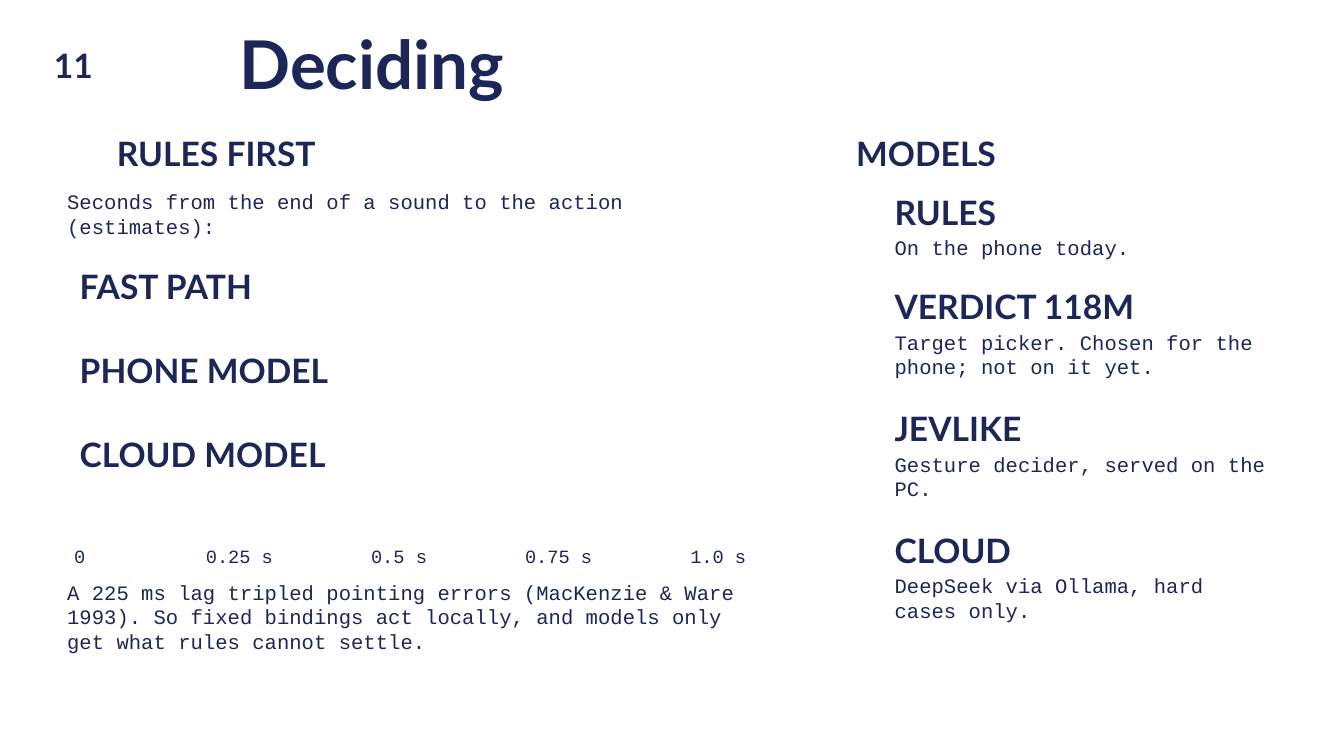
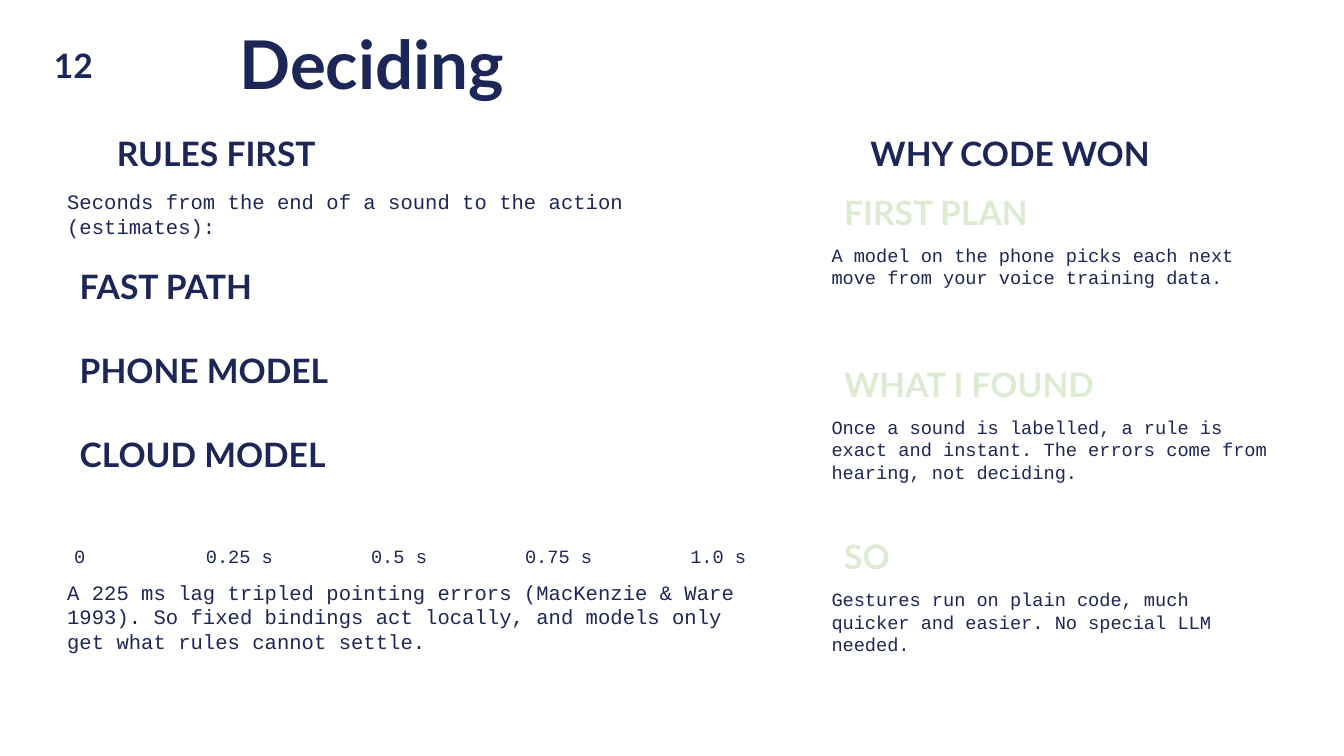
Before and after one commit to dxcently/Canti, a slide deck: slide 13 of docs/canti-overview.pptx (slide 12 before the commit). Drawn at 1344x756 pixels with LibreOffice and Linux fonts; fonts in the diff are those of the drawing; background and template pictures are left out. Boxes give left, top, right and bottom in pixels: in the first picture for what was removed or moved away, otherwise in the second. Text is boxed around its words. In the diff, an @@ line names an element or a change of style, - is before the commit and + after.

```diff
--- a/docs/canti-overview.pptx
+++ b/docs/canti-overview.pptx
@@ text at [54, 53, 93, 78]: text changed @@
-11
+12
@@ text at [870, 141, 1150, 167]: text changed @@
-MODELS
+WHY CODE WON
@@ text at [895, 200, 996, 226]: text changed; text colour #1D2757 to #DDEBD3 @@
-RULES
+FIRST PLAN
@@ text at [832, 249, 1234, 288]: text changed; size 11 to 10 pt @@
-On the phone today.
+A model on the phone picks each next move from your voice training data.
@@ text at [895, 294, 1134, 320]: text changed; text colour #1D2757 to #DDEBD3 @@
-VERDICT 118M
+WHAT I FOUND
@@ text at [895, 416, 1022, 442]: text changed; text colour #1D2757 to #DDEBD3 @@
-JEVLIKE
+SO
@@ text at [832, 421, 1267, 483]: text changed; size 11 to 10 pt @@
-Target picker. Chosen for the phone; not on it yet.
+Once a sound is labelled, a rule is exact and instant. The errors come from hearing, not deciding.
@@ text removed at [895, 538, 1011, 564] @@
-CLOUD
@@ text at [832, 593, 1212, 652]: text changed; size 11 to 10 pt @@
-Gesture decider, served on the PC.
+Gestures run on plain code, much quicker and easier. No special LLM needed.
@@ text removed at [895, 579, 1203, 623] @@
-DeepSeek via Ollama, hard cases only.
```
Also in this commit, not shown: 13 other slides changed, 4 slides added, 2 other files.
